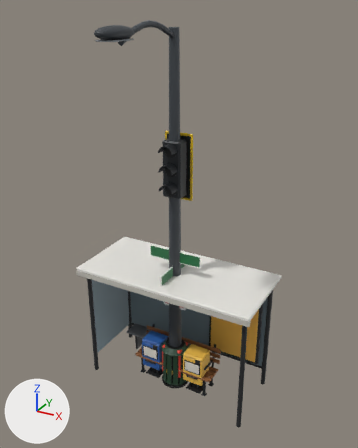
Renders of the glTF model public/palmera/props.glb from each side of a commit.
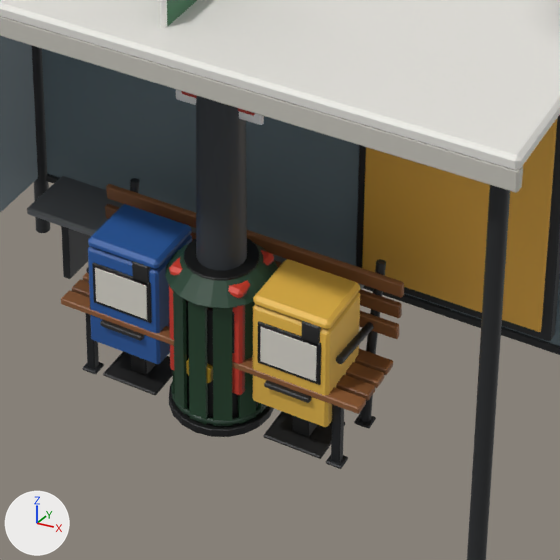
There are two pictures of each version: one whole from a 50 mm camera at (4.17, -7.43, 7.41) aimed at (0.24, -0.28, 3.83), one close up on the part from 33% to 73% of the width and 62% to 94% of the height. Every picture has the same lights, and +X, +Y and +Z are marked at lower left. The last two pictures show the newer version.

Names of what the first close-up shows: 'prop_bench', 'prop_bin', 'prop_lamp', 'prop_news', 'prop_shelter', 'prop_sign' and 1 more.
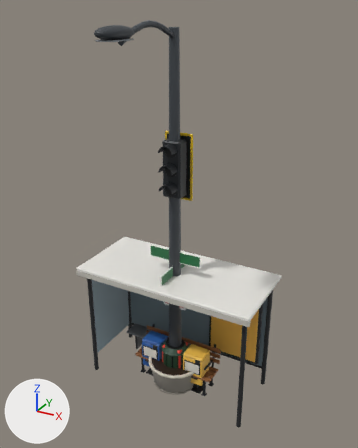
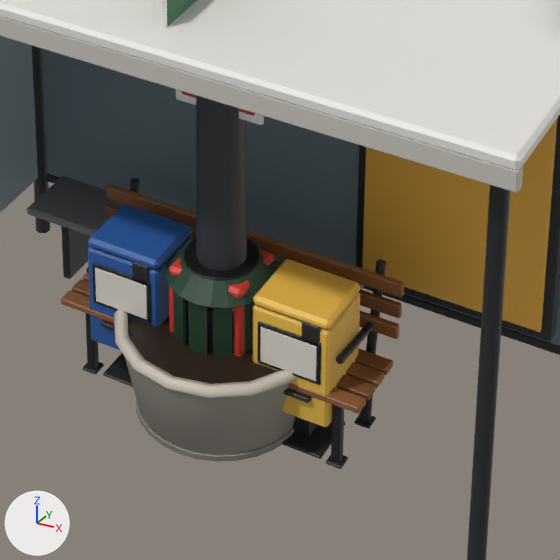
Where the change shows, as pixel boxes [x1, y1, x2, y2] in the close-ups (560 x 560 px):
'prop_planter', added
    after: [114, 309, 296, 462]

What the commit changed:
Mesh me_prop_planter is new.
It has 416 vertices, 820 faces and spans x -0.58..0.58, y -0.58..0.58, z -0.25..0.308.
It uses material mat_defaultmaterial_006.
Object 'prop_planter' (ob_prop_planter) is new; it shows me_prop_planter.
Its location is (0.0, 0.0, 0.25).
